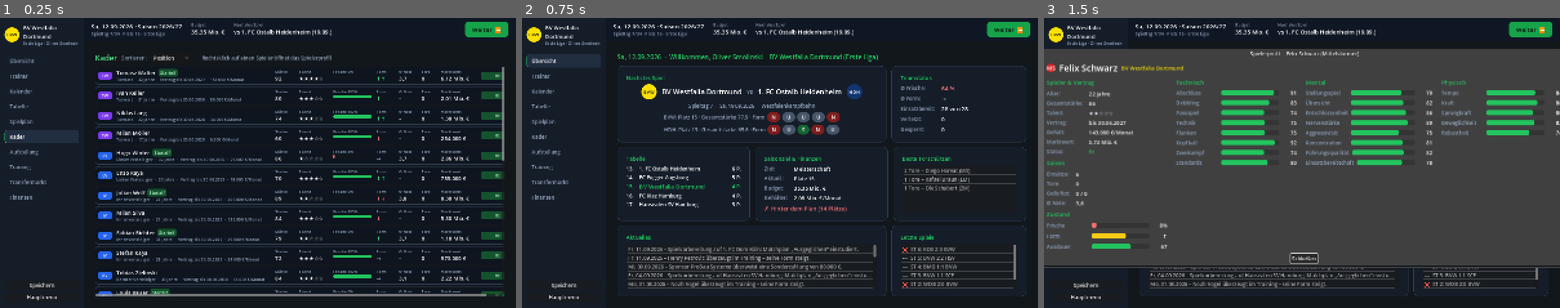
Above: before the commit, frames 1-3 (left to right).
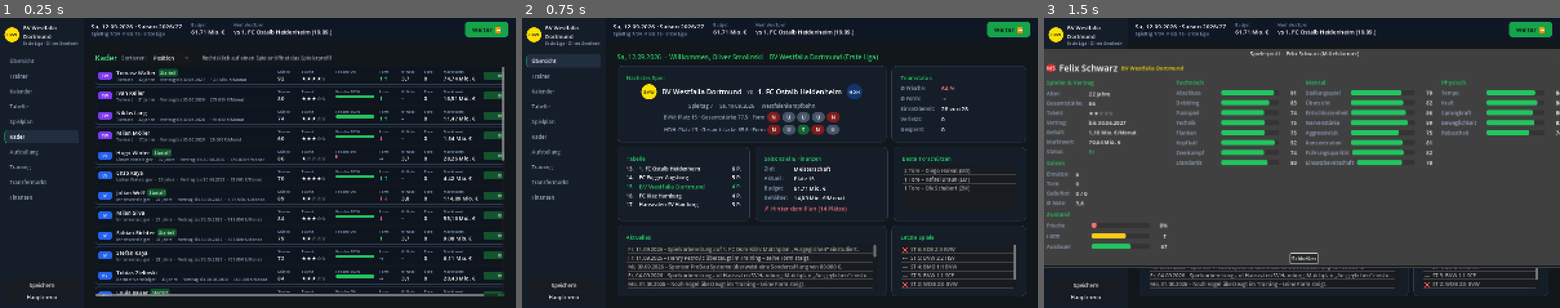
Above: after the commit, the same moments.

Repository: olivers1989-star/fussball-manager
Game: Godot game, scene res://tests/debug_kader_shot.tscn
Same seed, same stepped clock (60 frames per second), same inputs: the game is played once before the commit and once after it. This scene is started directly instead of the project's main scene.
Inputs:
- Up to frame 1 (0.25 s): no input
- Up to frame 2 (0.75 s): click "Übersicht" at 0.5 s
- Up to frame 3 (1.5 s): click "Trainer" at 1.25 s

The runs differ from the first frame. In frame 1, 3.9% of the frame differs, in the area x 37-98%, y 4-96%; in frame 2, 0.1%; in frame 3, 0.2%.

Commit message:
Realistische Marktwerte, individuelle Karriereenden, Finanz-Rebalancing (v0.12.0)
- Marktwerte auf reale Skala: Weltklasse 80-150 Mio, getrieben von Staerke,
  Alter, Potenzial (junge Spieler) und Saisonleistung (Tore, Noten)
- Gehaelter, Sponsor-/TV-Gelder und Budgets aus dem tatsaechlichen Kader
  abgeleitet; Migration hebt alte Spielstaende automatisch auf die neue Skala
- Karriereenden individuell: Feldspieler meist 33-37, Torhueter bis ~40,
  Stars spielen laenger, schwache/ausgelaugte Spieler gehen ab 31
- Karriereenden-Archiv im Spielstand (world.retired) statt Loeschen ins Nichts,
  prominente Ruecktritte als News und im Saisonabschluss
- Jugend-Nachschub sichtbar: aufrueckende Talente in News und Saisonbilanz
- Neue Tests: finanz_test (Budget-Drift, Ruecktritts-Streuung), migration_test
- Neues Werkzeug: saison_report simuliert 5 Saisons und exportiert alle Daten

Co-Authored-By: Claude Fable 5 <noreply@anthropic.com>

Diff:
--- a/autoload/data.gd
+++ b/autoload/data.gd
@@ -55,6 +55,7 @@
 	# (editierbar in data/players.json). Nur Jugendspieler werden zufällig erzeugt.
 	var db_players := _load_players_db()
 	world["youth_ids"] = []
+	world["retired"] = []   # Karriereenden-Archiv (bleibt im Spielstand erhalten)
 
 	for i in club_defs.size():
 		var def: Dictionary = club_defs[i]
@@ -68,12 +69,7 @@
 		c.color = def.color
 		c.base_strength = int(def.strength)
 		c.league_id = int(def.league)
-		if c.league_id == 1:
-			c.budget = (c.base_strength - 50) * 1200000
-		else:
-			c.budget = (c.base_strength - 44) * 400000
 		c.sponsor_name = sponsor_pool[i % sponsor_pool.size()]
-		c.sponsor_per_md = maxi((c.base_strength - 40) * 4000, 20000)
 		c.chairman = def.get("chairman", "")
 		world.clubs[c.id] = c
 		world.leagues[c.league_id].club_ids.append(c.id)
@@ -86,6 +82,10 @@
 		for youth_no in 3:
 			world.youth_ids.append(create_youth_player(world, c, PlayerData.POSITIONS.pick_random()).id)
 		c.lineup = c.best_eleven(world.players)
+		# Finanzen aus dem tatsächlichen Kader ableiten: Sponsor/TV decken die
+		# Gehälter plus Spielraum, das Transferbudget entspricht ~35 % des Jahresetats
+		c.refresh_sponsor(world.players)
+		c.budget = maxi(int(c.salaries_per_matchday(world.players) * 34 * 0.35), 500000)
 
 	l1.fixtures = ScheduleGen.build_fixtures(l1.club_ids)
 	l2.fixtures = ScheduleGen.build_fixtures(l2.club_ids)
--- a/autoload/game.gd
+++ b/autoload/game.gd
@@ -506,9 +506,8 @@
 		var f := lg.fixture_of(cid, matchday())
 		var ticket := 0
 		if not f.is_empty() and int(f.home) == cid:
-			var price := 28 if lg.tier == 1 else 16
-			var fill := clampf(0.45 + (c.base_strength - 55) * 0.008 + randf() * 0.2, 0.3, 1.0)
-			ticket = int(c.capacity * fill) * price
+			var fill := clampf(c.expected_fill() + randf_range(-0.1, 0.1), 0.3, 1.0)
+			ticket = int(c.capacity * fill) * c.ticket_price()
 		var salaries := c.salaries_per_matchday(world.players)
 		c.budget += ticket + c.sponsor_per_md - salaries
 		if cid == my_club_id:
@@ -609,31 +608,47 @@
 		p.last_rating = 0.0
 		if p.age >= 31:
 			p.stamina = clampi(p.stamina - randi_range(1, 4), 30, 95)
-		if p.age >= 34 and randf() < 0.45:
+		if randf() < _retire_chance(p):
 			retiring.append(pid)
 		elif p.contract_years <= 0:
 			# Automatische Verlängerung (KI wie Spieler) – Vertragsverhandlungen kommen in einer späteren Ausbaustufe
 			p.contract_years = randi_range(2, 3)
 			p.salary = p.expected_salary()
 
+	summary["retired_notable"] = []
 	for pid in retiring:
 		var p: PlayerData = world.players[pid]
 		if p.club_id == my_club_id:
-			summary.retired.append(p.full_name())
+			summary.retired.append("%s (%d J.)" % [p.full_name(), p.age])
+		# Ins Karriereenden-Archiv statt ins Nichts – Grundlage für spätere Rekordlisten
+		world.retired.append({
+			"name": p.full_name(), "pos": p.pos, "age": p.age, "talent": p.talent,
+			"club": club(p.club_id).name, "strength": p.strength, "season": season_label(),
+		})
+		if p.strength >= 74 and p.club_id != my_club_id:
+			summary.retired_notable.append("%s (%s, %d J., Stärke %d)" % [p.full_name(), club(p.club_id).short_name, p.age, p.strength])
+		if p.strength >= 74 or p.club_id == my_club_id:
+			_add_news("retirement", "Karriereende: %s (%s) tritt mit %d Jahren ab." % [p.full_name(), club(p.club_id).name, p.age])
 		club(p.club_id).player_ids.erase(pid)
 		club(p.club_id).lineup.erase(pid)
 		world.players.erase(pid)
 
-	# Kader mit Jugendspielern auffüllen
+	# Kader mit Jugendspielern auffüllen – der Nachwuchs rückt sichtbar nach
 	var min_per_pos := {"TW": 2, "IV": 3, "LV": 1, "RV": 1, "DM": 2, "ZM": 2, "LM": 1, "RM": 1, "OM": 1, "LA": 1, "RA": 1, "MS": 2}
+	summary["new_youth"] = []
 	for cid in world.clubs:
 		var c: ClubData = world.clubs[cid]
 		# Fähigkeit "Jugendarbeit": der eigene Nachwuchs kommt stärker aus der Akademie
 		var youth_bonus: int = (skill("jugend") >> 1) if cid == my_club_id else 0
 		for pos in min_per_pos:
 			while c.players_by_pos(world.players, pos).size() < min_per_pos[pos]:
-				Data.create_youth_player(world, c, pos, youth_bonus)
+				var yp := Data.create_youth_player(world, c, pos, youth_bonus)
+				if cid == my_club_id:
+					summary.new_youth.append("%s (%s, %d J., Talent %s)" % [yp.full_name(), yp.pos, yp.age, yp.talent_stars()])
+					_add_news("youth", "Aus der eigenen Jugend: %s (%s, %d J.) rückt in den Profikader auf." % [yp.full_name(), yp.pos, yp.age])
 		c.lineup = c.best_eleven(world.players)
+		# Sponsor-/TV-Verträge an die neue Liga und den aktuellen Kader anpassen
+		c.refresh_sponsor(world.players)
 
 	# Neue Saison
 	l1.fixtures = ScheduleGen.build_fixtures(l1.club_ids)
@@ -643,6 +658,26 @@
 	world.date = ScheduleGen.season_start(int(world.season_year))
 	world.matchday_dates = ScheduleGen.matchday_dates(int(world.season_year))
 	return summary
+
+## Karriereende individuell statt Stichtag: Feldspieler hören meist mit 33–37 auf,
+## Torhüter deutlich später (bis ~40), Stars hängen gern noch Jahre dran,
+## schwache oder ausgelaugte Spieler gehen früher (ab 31 möglich).
+func _retire_chance(p: PlayerData) -> float:
+	if p.age >= 40:
+		return 1.0
+	var eff_age := p.age - (3 if p.pos == "TW" else 0)
+	if eff_age < 31:
+		return 0.0
+	var chance := (eff_age - 30) * 0.09
+	if p.strength >= 78:
+		chance *= 0.5
+	elif p.strength < 55:
+		chance *= 1.5
+	if p.stamina <= 45:
+		chance *= 1.4
+	if p.attr("robust") < 40:
+		chance *= 1.25
+	return clampf(chance, 0.0, 0.9)
 
 ## Saison-Entwicklung in Stärkepunkten: steile Jugendkurve (ab 14!), Talent,
 ## Einsatzzeit (ab 18) bzw. Akademie-Training (bis 17), Noten, Entschlossenheit –
@@ -856,8 +891,22 @@
 	transactions = data.get("transactions", [])
 	news = data.get("news", [])
 	world = _world_from_dict(data.world)
+	if not data.world.has("retired"):
+		_migrate_economy_v012()
 	initialized = true
 	return true
+
+## Migration für Spielstände vor v0.12.0 (erkennbar am fehlenden Karriereenden-
+## Archiv): Die Marktwert-Skala wurde ver-zehnfacht, also Gehälter, Sponsorgelder
+## und Budgets auf die neue Ökonomie heben – sonst wäre jeder Verein sofort pleite.
+func _migrate_economy_v012() -> void:
+	for pid in world.players:
+		var p: PlayerData = world.players[pid]
+		p.salary = p.expected_salary()
+	for cid in world.clubs:
+		var c: ClubData = world.clubs[cid]
+		c.refresh_sponsor(world.players)
+		c.budget = maxi(c.budget, int(c.salaries_per_matchday(world.players) * 34 * 0.35))
 
 func _world_to_dict() -> Dictionary:
 	var players := {}
@@ -878,6 +927,7 @@
 		"players": players,
 		"clubs": clubs,
 		"leagues": leagues,
+		"retired": world.get("retired", []),
 	}
 
 func _world_from_dict(d: Dictionary) -> Dictionary:
@@ -890,6 +940,7 @@
 		"players": {},
 		"clubs": {},
 		"leagues": {},
+		"retired": d.get("retired", []),
 	}
 	for t in d.get("matchday_dates", []):
 		w.matchday_dates.append(int(t))
--- a/scripts/core/club.gd
+++ b/scripts/core/club.gd
@@ -116,6 +116,20 @@
 	# Saison = 34 Spieltage über ~12 Monate verteilt
 	return int(salaries_per_month(all_players) * 12.0 / 34.0)
 
+func ticket_price() -> int:
+	return 35 if league_id == 1 else 20
+
+## Erwartete Stadionauslastung (ohne Tagesschwankung).
+func expected_fill() -> float:
+	return clampf(0.55 + (base_strength - 55) * 0.008, 0.3, 1.0)
+
+## Sponsor- und TV-Gelder pro Spieltag, abgeleitet vom tatsächlichen Gehaltsetat:
+## Einnahmen decken die Gehälter plus ~10 % Spielraum, abzüglich der erwarteten
+## Ticketeinnahmen. Große Kader = große Vermarktung – skaliert automatisch mit.
+func refresh_sponsor(all_players: Dictionary) -> void:
+	var ticket_avg := int(capacity * expected_fill() * ticket_price() / 2.0)
+	sponsor_per_md = maxi(int(salaries_per_matchday(all_players) * 1.1) - ticket_avg, 25000)
+
 ## Gesamtstärke des Vereins: Durchschnitt über ALLE Kaderspieler
 ## (nicht nur die aktuelle Spieltagself).
 func overall_strength(all_players: Dictionary) -> float:
--- a/scripts/core/player.gd
+++ b/scripts/core/player.gd
@@ -178,9 +178,9 @@
 		recompute_strength()
 		guard += 1
 
-## Marktgerechtes Monatsgehalt: ca. 2,5 % des Marktwerts.
+## Marktgerechtes Monatsgehalt: Jahresgehalt ≈ 20 % des Marktwerts.
 func expected_salary() -> int:
-	return maxi(int(market_value() / 40.0 / 1000.0) * 1000, 3000)
+	return maxi(int(market_value() / 60.0 / 1000.0) * 1000, 3000)
 
 ## Erzeugt ein Attributset um einen Zielwert herum, geprägt vom Positionsprofil.
 static func make_attributes(p_pos: String, target: int) -> Dictionary:
@@ -235,19 +235,29 @@
 func effective_rating() -> float:
 	return rating() * condition_factor()
 
+## Marktwert in Euro auf realistischer Skala: Zweitliga-Stammspieler unter 1 Mio,
+## Bundesliga-Stammspieler 5–12 Mio, Weltklasse 80–150 Mio.
+## Treiber: Stärke (exponentiell), Alter, Potenzial (bei Jungen) und Saisonleistung.
 func market_value() -> int:
-	var base := 50000.0 * pow(1.135, strength - 50)
-	var age_factor := 0.6
+	var base := 150000.0 * pow(1.176, strength - 50)
+	var factor := 0.55
 	if age <= 21:
-		age_factor = 1.3
+		factor = 1.35
+	elif age <= 24:
+		factor = 1.25
 	elif age <= 28:
-		age_factor = 1.2
+		factor = 1.15
 	elif age <= 31:
-		age_factor = 0.9
-	# Junges Toptalent kostet Aufpreis, geringes Talent drückt den Preis
-	if age <= 23:
-		age_factor *= 0.8 + talent * 0.1
-	return maxi(int(round(base * age_factor / 1000.0)) * 1000, 25000)
+		factor = 0.85
+	# Junge Spieler mit Luft nach oben kosten deutlichen Aufpreis
+	if age <= 23 and potential > strength:
+		factor *= 1.0 + minf((potential - strength) * 0.05, 1.2)
+	# Laufende Saison: Torgefahr und starke Noten treiben den Preis
+	if goals_season >= 10:
+		factor *= 1.0 + minf((goals_season - 9) * 0.03, 0.4)
+	if matches_season >= 10 and avg_rating() < 3.0:
+		factor *= 1.15
+	return clampi(int(round(base * factor / 1000.0)) * 1000, 25000, 250000000)
 
 func reset_season_stats() -> void:
 	goals_season = 0
--- a/scripts/ui/hub.gd
+++ b/scripts/ui/hub.gd
@@ -732,5 +732,17 @@
 	if not s.retired.is_empty():
 		lines.append("")
 		lines.append("Karriereende bei deinem Verein: %s" % ", ".join(s.retired))
+	var notable: Array = s.get("retired_notable", [])
+	if not notable.is_empty():
+		lines.append("")
+		lines.append("Prominente Rücktritte im Fußball:")
+		for i in mini(5, notable.size()):
+			lines.append("  • %s" % notable[i])
+	var youth: Array = s.get("new_youth", [])
+	if not youth.is_empty():
+		lines.append("")
+		lines.append("Aus deiner Jugend rücken auf:")
+		for entry in youth:
+			lines.append("  • %s" % entry)
 	_season_dialog.dialog_text = "\n".join(lines)
 	_season_dialog.popup_centered()
--- /dev/null
+++ b/tests/finanz_test.gd
@@ -0,0 +1,87 @@
+extends Node
+## Finanz- und Karriereende-Check (v0.12.0): simuliert 3 Saisons und prüft
+## Marktwert-Skala, Budget-Stabilität aller Vereine und die Rücktritts-Streuung.
+
+func _ready() -> void:
+	Game.setup = {"name": "Finanztester", "mode": "vereinsauswahl"}
+	Game.new_game(1)
+
+	print("=== MARKTWERT-STICHPROBEN (Saisonstart) ===")
+	var samples := {}
+	for pid in Game.world.players:
+		var p: PlayerData = Game.world.players[pid]
+		var bucket := int(p.strength / 10) * 10
+		if not samples.has(bucket) or absi(samples[bucket].age - 25) > absi(p.age - 25):
+			samples[bucket] = p
+	var buckets: Array = samples.keys()
+	buckets.sort()
+	for b in buckets:
+		var p: PlayerData = samples[b]
+		print("  St %2d, %2d J.: %12s  (Gehalt %s/Monat)  %s" % [p.strength, p.age, Fmt.money(p.market_value()), Fmt.money(p.salary), p.full_name()])
+	var top: Array = Game.world.players.values()
+	top.sort_custom(func(a, b): return a.market_value() > b.market_value())
+	print("  Teuerster Spieler: %s (St %d, %d J.) = %s" % [top[0].full_name(), top[0].strength, top[0].age, Fmt.money(top[0].market_value())])
+	assert(top[0].market_value() >= 40000000, "Topspieler sollte >= 40 Mio wert sein")
+	assert(top[0].market_value() <= 250000000, "Marktwert-Deckel verletzt")
+
+	print("\n=== BUDGETS (Saisonstart) ===")
+	var start_budget := {}
+	for cid in Game.world.clubs:
+		start_budget[cid] = Game.world.clubs[cid].budget
+	for cid in [1, 10, 19, 30]:
+		var c: ClubData = Game.world.clubs[cid]
+		print("  %-28s L%d  Budget %12s  Sponsor/ST %10s  Gehälter/ST %10s" % [c.name, c.league_id, Fmt.money(c.budget), Fmt.money(c.sponsor_per_md), Fmt.money(c.salaries_per_matchday(Game.world.players))])
+
+	for season in 3:
+		for md in 34:
+			Game.play_matchday()
+		Game.end_season()
+		print("Saison %d fertig." % (season + 1))
+
+	print("\n=== BUDGET-DRIFT nach 3 Saisons ===")
+	var broke := 0
+	var exploded := 0
+	for cid in Game.world.clubs:
+		var c: ClubData = Game.world.clubs[cid]
+		if c.budget < 0:
+			broke += 1
+			print("  PLEITE: %s  %s" % [c.name, Fmt.money(c.budget)])
+		if c.budget > start_budget[cid] * 6 + 60000000:
+			exploded += 1
+			print("  EXPLODIERT: %s  %s -> %s" % [c.name, Fmt.money(start_budget[cid]), Fmt.money(c.budget)])
+	for cid in [1, 10, 19, 30]:
+		var c: ClubData = Game.world.clubs[cid]
+		print("  %-28s %12s -> %12s" % [c.name, Fmt.money(start_budget[cid]), Fmt.money(c.budget)])
+	assert(broke == 0, "Kein Verein darf pleitegehen")
+	assert(exploded <= 3, "Budgets duerfen nicht explodieren")
+
+	print("\n=== KARRIEREENDEN (3 Saisons, aus dem Archiv) ===")
+	var by_age := {}
+	var tw_ages: Array = []
+	var field_ages: Array = []
+	for r in Game.world.retired:
+		by_age[int(r.age)] = by_age.get(int(r.age), 0) + 1
+		if r.pos == "TW":
+			tw_ages.append(int(r.age))
+		else:
+			field_ages.append(int(r.age))
+	var ages: Array = by_age.keys()
+	ages.sort()
+	for a in ages:
+		print("  %d Jahre: %s" % [a, "#".repeat(by_age[a])])
+	print("  Gesamt: %d (Feldspieler: %d, Torhüter: %d)" % [Game.world.retired.size(), field_ages.size(), tw_ages.size()])
+	assert(ages.size() >= 4, "Ruecktrittsalter muss streuen (mind. 4 verschiedene Alter)")
+	assert(ages[0] <= 33, "Auch fruehe Karriereenden (<= 33) muessen vorkommen")
+	assert(ages[-1] >= 36, "Auch spaete Karriereenden (>= 36) muessen vorkommen")
+	if tw_ages.size() >= 3 and field_ages.size() >= 3:
+		var tw_avg := 0.0
+		for a in tw_ages: tw_avg += a
+		tw_avg /= tw_ages.size()
+		var f_avg := 0.0
+		for a in field_ages: f_avg += a
+		f_avg /= field_ages.size()
+		print("  Durchschnitt: Feldspieler %.1f J., Torhüter %.1f J." % [f_avg, tw_avg])
+		assert(tw_avg > f_avg, "Torhueter muessen im Schnitt laenger spielen")
+
+	print("\nFINANZ-TEST OK")
+	get_tree().quit(0)
--- /dev/null
+++ b/tests/finanz_test.tscn
@@ -0,0 +1,6 @@
+[gd_scene load_steps=2 format=3]
+
+[ext_resource type="Script" path="res://tests/finanz_test.gd" id="1"]
+
+[node name="FinanzTest" type="Node"]
+script = ExtResource("1")
--- /dev/null
+++ b/tests/migration_test.gd
@@ -0,0 +1,39 @@
+extends Node
+## Prüft die v0.12-Migration: Ein Spielstand im alten Format (ohne Karriereenden-
+## Archiv, alte Mini-Gehälter/-Budgets) muss beim Laden auf die neue Ökonomie
+## gehoben werden, ohne dass Vereine pleitegehen.
+
+func _ready() -> void:
+	Game.setup = {"name": "Migrationstester", "mode": "vereinsauswahl"}
+	Game.new_game(1)
+	var name := Game.save_game()
+	var path := "%s/%s.json" % [Game.SAVE_DIR, name]
+
+	# Spielstand ins alte Format zurückbauen: kein Archiv, alte Geldskala (~1/10)
+	var f := FileAccess.open(path, FileAccess.READ)
+	var data: Dictionary = JSON.parse_string(f.get_as_text())
+	f.close()
+	data.world.erase("retired")
+	for pid in data.world.players:
+		data.world.players[pid].sal = maxi(int(data.world.players[pid].sal / 10.0), 3000)
+	for cid in data.world.clubs:
+		data.world.clubs[cid].budget = int(data.world.clubs[cid].budget / 10.0)
+		data.world.clubs[cid].sponsor_md = int(data.world.clubs[cid].sponsor_md / 10.0)
+	f = FileAccess.open(path, FileAccess.WRITE)
+	f.store_string(JSON.stringify(data))
+	f.close()
+	print("Altes Format geschrieben, lade ...")
+
+	assert(Game.load_game(path), "Alter Spielstand muss ladbar sein")
+	print("Geladen, pruefe Migration ...")
+	assert(Game.world.has("retired"), "Archiv muss nach Migration existieren")
+	var p: PlayerData = Game.world.players.values()[0]
+	assert(p.salary == p.expected_salary(), "Gehaelter muessen neu berechnet sein")
+	for cid in Game.world.clubs:
+		var c: ClubData = Game.world.clubs[cid]
+		var wage: int = c.salaries_per_matchday(Game.world.players)
+		var income: int = c.sponsor_per_md + int(c.capacity * c.expected_fill() * c.ticket_price() / 2.0)
+		assert(income >= wage, "%s: Einnahmen (%d) muessen Gehaelter (%d) decken" % [c.name, income, wage])
+		assert(c.budget >= int(wage * 34 * 0.3), "%s: Budget zu klein nach Migration" % c.name)
+	print("=== MIGRATIONS-TEST OK ===")
+	get_tree().quit(0)
--- /dev/null
+++ b/tests/migration_test.tscn
@@ -0,0 +1,6 @@
+[gd_scene load_steps=2 format=3]
+
+[ext_resource type="Script" path="res://tests/migration_test.gd" id="1"]
+
+[node name="MigrationTest" type="Node"]
+script = ExtResource("1")
--- /dev/null
+++ b/tests/saison_report.gd
@@ -0,0 +1,136 @@
+extends Node
+## Saison-Report: simuliert 5 komplette Saisons (beide Ligen) und schreibt alle
+## Daten als JSON (Tabellen, Torjäger, Noten, Karten, Entwicklung, Karriereenden,
+## Vereinsstärken-Verlauf, 5-Sterne-Talente) – Grundlage für den HTML-Report.
+
+const SEASONS := 5
+const OUT_PATH := "C:/Users/Administrator/AppData/Local/Temp/claude/C--Fussball-Manager/5ee35f79-e44e-45d6-a1ff-3232e6d24c3e/scratchpad/saison5.json"
+
+func _ready() -> void:
+	Game.setup = {"name": "Reporter", "mode": "vereinsauswahl"}
+	Game.new_game(1)
+
+	var report := {"seasons": [], "clubs": {}, "strength_timeline": {}, "stars": []}
+
+	# Vereins-Stammdaten und Zeitreihen-Gerüst
+	for cid in Game.world.clubs:
+		var c: ClubData = Game.world.clubs[cid]
+		report.clubs[str(cid)] = {"name": c.name, "short": c.short_name, "color": c.color}
+		report.strength_timeline[str(cid)] = []
+
+	# Die 5-Sterne-Talente der Datenbank über alle Saisons verfolgen
+	var star_ids: Array = []
+	for pid in Game.world.players:
+		if Game.world.players[pid].talent == 5:
+			star_ids.append(pid)
+	for pid in star_ids:
+		var p: PlayerData = Game.world.players[pid]
+		report.stars.append({"id": pid, "name": p.full_name(), "pos": p.pos, "potential": p.potential, "seasons": [{"age": p.age, "strength": p.strength, "club": Game.club(p.club_id).short_name, "mv": p.market_value()}]})
+
+	for season_no in SEASONS:
+		var label: String = Game.season_label()
+		print("Simuliere Saison %s ..." % label)
+
+		# Saisonstart-Schnappschuss (Stärke, Alter, Marktwert, Name, Verein)
+		var snap := {}
+		for pid in Game.world.players:
+			var p: PlayerData = Game.world.players[pid]
+			snap[pid] = {"str": p.strength, "age": p.age, "mv": p.market_value(), "name": p.full_name(), "club": Game.club(p.club_id).short_name, "talent": p.talent, "pos": p.pos}
+		for cid in Game.world.clubs:
+			report.strength_timeline[str(cid)].append(snapshot_strength(cid))
+
+		for md in 34:
+			Game.play_matchday()
+
+		var s := {"label": label, "leagues": []}
+		for lid in [1, 2]:
+			s.leagues.append(_league_data(lid))
+
+		# Saisonabschluss: Entwicklung + Karriereenden erfassen
+		var summary := Game.end_season()
+		s["champion1"] = summary.champion1
+		s["champion2"] = summary.champion2
+		s["promoted"] = summary.promoted
+		s["relegated"] = summary.relegated
+
+		var retired: Array = []
+		var devs: Array = []
+		var youth_sum := 0.0
+		var youth_n := 0
+		for pid in snap:
+			if not Game.world.players.has(pid):
+				retired.append({"name": snap[pid].name, "age": snap[pid].age, "club": snap[pid].club, "strength": snap[pid].str})
+				continue
+			var p: PlayerData = Game.world.players[pid]
+			var diff: int = p.strength - snap[pid].str
+			if snap[pid].age <= 18:
+				youth_sum += diff
+				youth_n += 1
+			if diff != 0:
+				devs.append({"name": p.full_name(), "age": p.age, "pos": p.pos, "talent": p.talent, "old": snap[pid].str, "new": p.strength, "diff": diff, "club": Game.club(p.club_id).short_name, "mv_diff": p.market_value() - snap[pid].mv})
+		devs.sort_custom(func(a, b): return a.diff > b.diff)
+		s["dev_up"] = devs.slice(0, 10)
+		s["dev_down"] = devs.slice(maxi(0, devs.size() - 10)).duplicate()
+		s.dev_down.reverse()
+		s["retired"] = retired
+		s["youth_avg"] = (youth_sum / youth_n) if youth_n > 0 else 0.0
+		s["youth_count"] = youth_n
+		var mvs := devs.duplicate()
+		mvs.sort_custom(func(a, b): return a.mv_diff > b.mv_diff)
+		s["mv_top"] = mvs.slice(0, 6)
+		report.seasons.append(s)
+
+		# 5-Sterne-Talente fortschreiben
+		for star in report.stars:
+			if Game.world.players.has(star.id):
+				var p: PlayerData = Game.world.players[star.id]
+				star.seasons.append({"age": p.age, "strength": p.strength, "club": Game.club(p.club_id).short_name, "mv": p.market_value()})
+
+	# Endstand der Gesamtstärken als letzter Zeitreihen-Punkt
+	for cid in Game.world.clubs:
+		report.strength_timeline[str(cid)].append(snapshot_strength(cid))
+
+	var f := FileAccess.open(OUT_PATH, FileAccess.WRITE)
+	f.store_string(JSON.stringify(report, "\t"))
+	f.close()
+	print("Report geschrieben: %s (%d Saisons)" % [OUT_PATH, report.seasons.size()])
+	get_tree().quit(0)
+
+func snapshot_strength(cid: int) -> Dictionary:
+	var c: ClubData = Game.world.clubs[cid]
+	return {"league": c.league_id, "strength": snappedf(c.overall_strength(Game.world.players), 0.1)}
+
+func _league_data(lid: int) -> Dictionary:
+	var lg: LeagueData = Game.league(lid)
+	var table: Array = lg.table()
+	var out := {"name": lg.name, "table": [], "goals": 0, "scorers": [], "notes": [], "yellow": 0, "red": 0, "card_top": []}
+	for i in table.size():
+		var row: Dictionary = table[i]
+		var c: ClubData = Game.club(row.club_id)
+		out.goals += row.gf
+		out.table.append({"pos": i + 1, "club": c.name, "short": c.short_name, "won": row.won, "drawn": row.drawn, "lost": row.lost, "gf": row.gf, "ga": row.ga, "pts": row.points})
+
+	var players: Array = []
+	for cid in lg.club_ids:
+		for pid in Game.club(cid).player_ids:
+			players.append(Game.world.players[pid])
+
+	players.sort_custom(func(a, b): return a.goals_season > b.goals_season)
+	for i in 10:
+		var p: PlayerData = players[i]
+		out.scorers.append({"name": p.full_name(), "pos": p.pos, "goals": p.goals_season, "strength": p.strength, "club": Game.club(p.club_id).short_name})
+
+	var regulars: Array = players.filter(func(p): return p.matches_season >= 20)
+	regulars.sort_custom(func(a, b): return a.avg_rating() < b.avg_rating())
+	for i in mini(10, regulars.size()):
+		var p: PlayerData = regulars[i]
+		out.notes.append({"name": p.full_name(), "pos": p.pos, "note": snappedf(p.avg_rating(), 0.01), "matches": p.matches_season, "club": Game.club(p.club_id).short_name})
+
+	for p in players:
+		out.yellow += p.yellow_cards
+		out.red += p.red_cards
+	players.sort_custom(func(a, b): return a.yellow_cards + a.red_cards * 3 > b.yellow_cards + b.red_cards * 3)
+	for i in 5:
+		var p: PlayerData = players[i]
+		out.card_top.append({"name": p.full_name(), "yellow": p.yellow_cards, "red": p.red_cards, "aggr": p.attr("aggressivitaet"), "club": Game.club(p.club_id).short_name})
+	return out
--- /dev/null
+++ b/tests/saison_report.tscn
@@ -0,0 +1,6 @@
+[gd_scene load_steps=2 format=3]
+
+[ext_resource type="Script" path="res://tests/saison_report.gd" id="1"]
+
+[node name="SaisonReport" type="Node"]
+script = ExtResource("1")
Not shown, added: tests/saison_report.gd.uid
